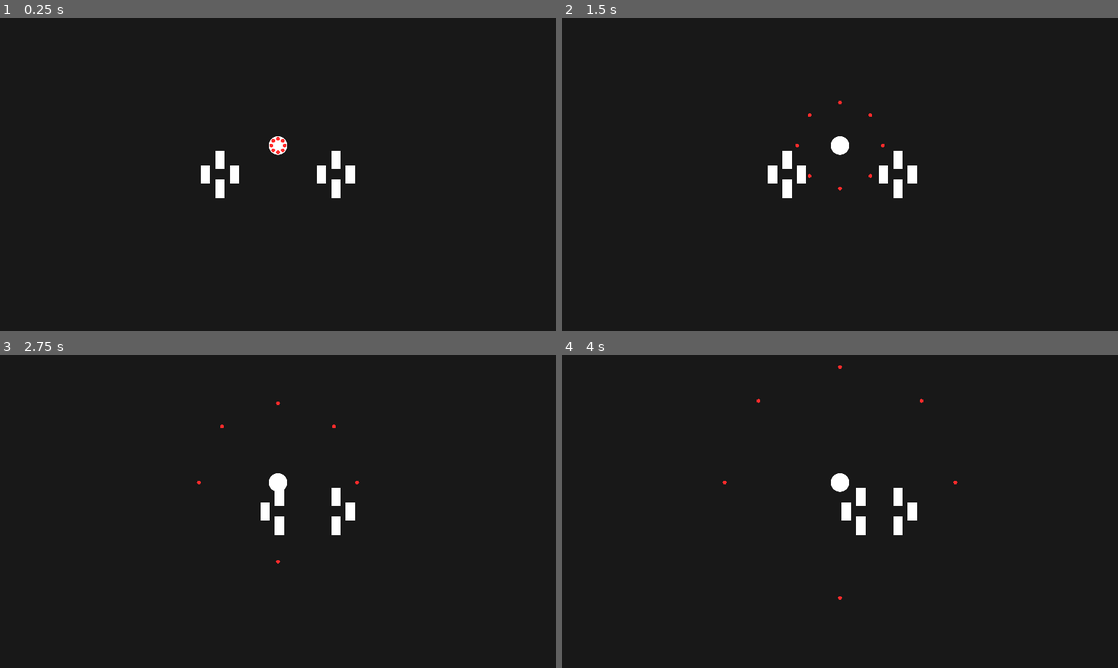
Above: before the commit, frames 1-4 (two rows, left to right).
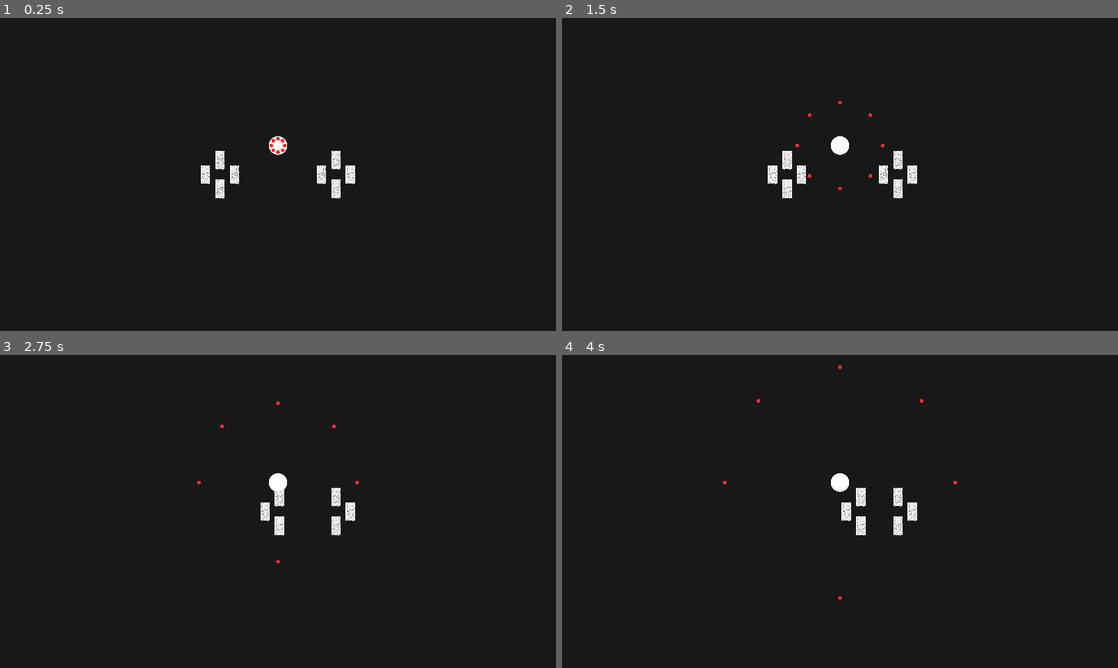
Above: after the commit, the same moments.

Repository: Hokome/BulletHellJam5
Game: Godot game, scene res://game.tscn
Two runs of this game, one before a commit and one after it. Both use one fixed random seed, a clock stepped at 60 frames per second and the inputs below.
Inputs (mouse positions are in pixels of both pictures, inside the frame that each line leads up to):
- Up to frame 1 (0.25 s): no input
- Up to frame 2 (1.5 s): tap Enter at 0.5 s; move the mouse to (784, 174) at 0.52 s; click (784, 174) at 0.6 s; tap Space at 1.25 s; move the mouse to (895, 174) at 1.27 s; right-click (895, 174) at 1.35 s
- Up to frame 3 (2.75 s): move the mouse to (333, 442) at 2.02 s; click (333, 442) at 2.1 s
- Up to frame 4 (4 s): move the mouse to (812, 574) at 2.77 s; right-click (812, 574) at 2.85 s; tap Enter at 3.5 s; move the mouse to (1006, 558) at 3.52 s; click (1006, 558) at 3.6 s

The runs differ from the first frame. In frame 1, 0.2% of the frame differs, in the area x 36-64%, y 42-58%; in frame 2, 0.2%; in frame 3, 0.1%; in frame 4, 0.1%.

Commit message:
Added animation to Units
ye

Diff:
--- a/units/squad.tscn
+++ b/units/squad.tscn
@@ -1,7 +1,56 @@
-[gd_scene load_steps=4 format=3 uid="uid://c3rnrx8rsva0w"]
+[gd_scene load_steps=11 format=3 uid="uid://c3rnrx8rsva0w"]
 
 [ext_resource type="Script" path="res://units/squad.gd" id="1_vpg5f"]
 [ext_resource type="PackedScene" uid="uid://ctn35r33n8khl" path="res://units/unit.tscn" id="2_4gybm"]
+[ext_resource type="Texture2D" uid="uid://ckkr5oytuw0d" path="res://units/Spritesheet.png" id="3_5phvb"]
+
+[sub_resource type="AtlasTexture" id="AtlasTexture_v4lxc"]
+atlas = ExtResource("3_5phvb")
+region = Rect2(256, 256, 256, 256)
+
+[sub_resource type="AtlasTexture" id="AtlasTexture_pnnlb"]
+atlas = ExtResource("3_5phvb")
+region = Rect2(0, 0, 256, 256)
+
+[sub_resource type="AtlasTexture" id="AtlasTexture_ad6qi"]
+atlas = ExtResource("3_5phvb")
+region = Rect2(256, 0, 256, 256)
+
+[sub_resource type="AtlasTexture" id="AtlasTexture_nncor"]
+atlas = ExtResource("3_5phvb")
+region = Rect2(512, 0, 256, 256)
+
+[sub_resource type="AtlasTexture" id="AtlasTexture_ftnnb"]
+atlas = ExtResource("3_5phvb")
+region = Rect2(0, 256, 256, 256)
+
+[sub_resource type="SpriteFrames" id="SpriteFrames_d5gxa"]
+animations = [{
+"frames": [{
+"duration": 1.0,
+"texture": SubResource("AtlasTexture_v4lxc")
+}],
+"loop": true,
+"name": &"idle",
+"speed": 5.0
+}, {
+"frames": [{
+"duration": 1.0,
+"texture": SubResource("AtlasTexture_pnnlb")
+}, {
+"duration": 1.0,
+"texture": SubResource("AtlasTexture_ad6qi")
+}, {
+"duration": 1.0,
+"texture": SubResource("AtlasTexture_nncor")
+}, {
+"duration": 1.0,
+"texture": SubResource("AtlasTexture_ftnnb")
+}],
+"loop": true,
+"name": &"move",
+"speed": 5.0
+}]
 
 [sub_resource type="CircleShape2D" id="CircleShape2D_6te3u"]
 radius = 128.0
@@ -17,14 +66,42 @@
 [node name="unit" parent="." instance=ExtResource("2_4gybm")]
 position = Vector2(0, -100)
 
+[node name="unit_v1" type="AnimatedSprite2D" parent="unit"]
+position = Vector2(0, -12)
+scale = Vector2(0.625, 0.625)
+sprite_frames = SubResource("SpriteFrames_d5gxa")
+animation = &"idle"
+autoplay = "idle"
+
 [node name="unit_2" parent="." instance=ExtResource("2_4gybm")]
 position = Vector2(-100, 0)
+
+[node name="unit_v2" type="AnimatedSprite2D" parent="unit_2"]
+position = Vector2(0, -12)
+scale = Vector2(0.625, 0.625)
+sprite_frames = SubResource("SpriteFrames_d5gxa")
+animation = &"idle"
+autoplay = "idle"
 
 [node name="unit_3" parent="." instance=ExtResource("2_4gybm")]
 position = Vector2(100, 0)
 
+[node name="unit_v3" type="AnimatedSprite2D" parent="unit_3"]
+position = Vector2(0, -12)
+scale = Vector2(0.625, 0.625)
+sprite_frames = SubResource("SpriteFrames_d5gxa")
+animation = &"idle"
+autoplay = "idle"
+
 [node name="unit_4" parent="." instance=ExtResource("2_4gybm")]
 position = Vector2(0, 100)
+
+[node name="unit_v4" type="AnimatedSprite2D" parent="unit_4"]
+position = Vector2(0, -12)
+scale = Vector2(0.625, 0.625)
+sprite_frames = SubResource("SpriteFrames_d5gxa")
+animation = &"idle"
+autoplay = "idle"
 
 [node name="collider" type="CollisionShape2D" parent="."]
 shape = SubResource("CircleShape2D_6te3u")
Not shown, added: units/Spritesheet.png.import
